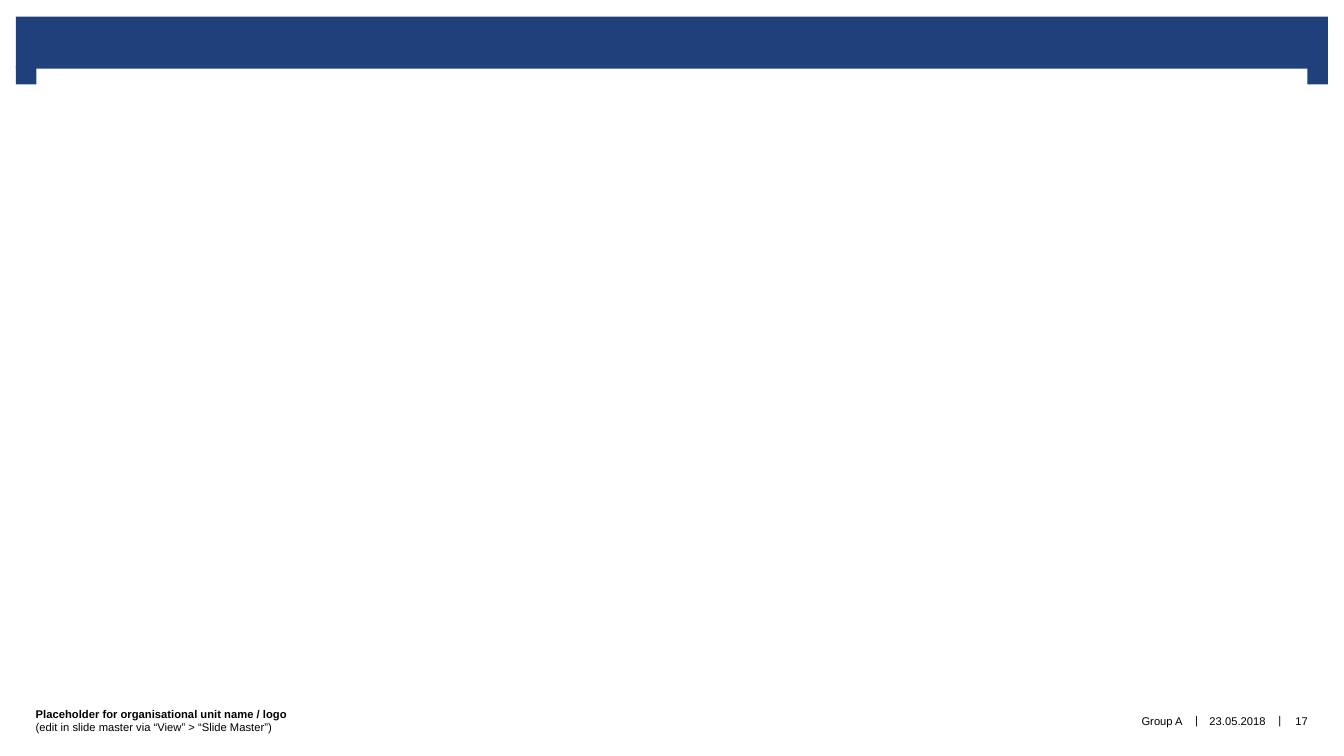
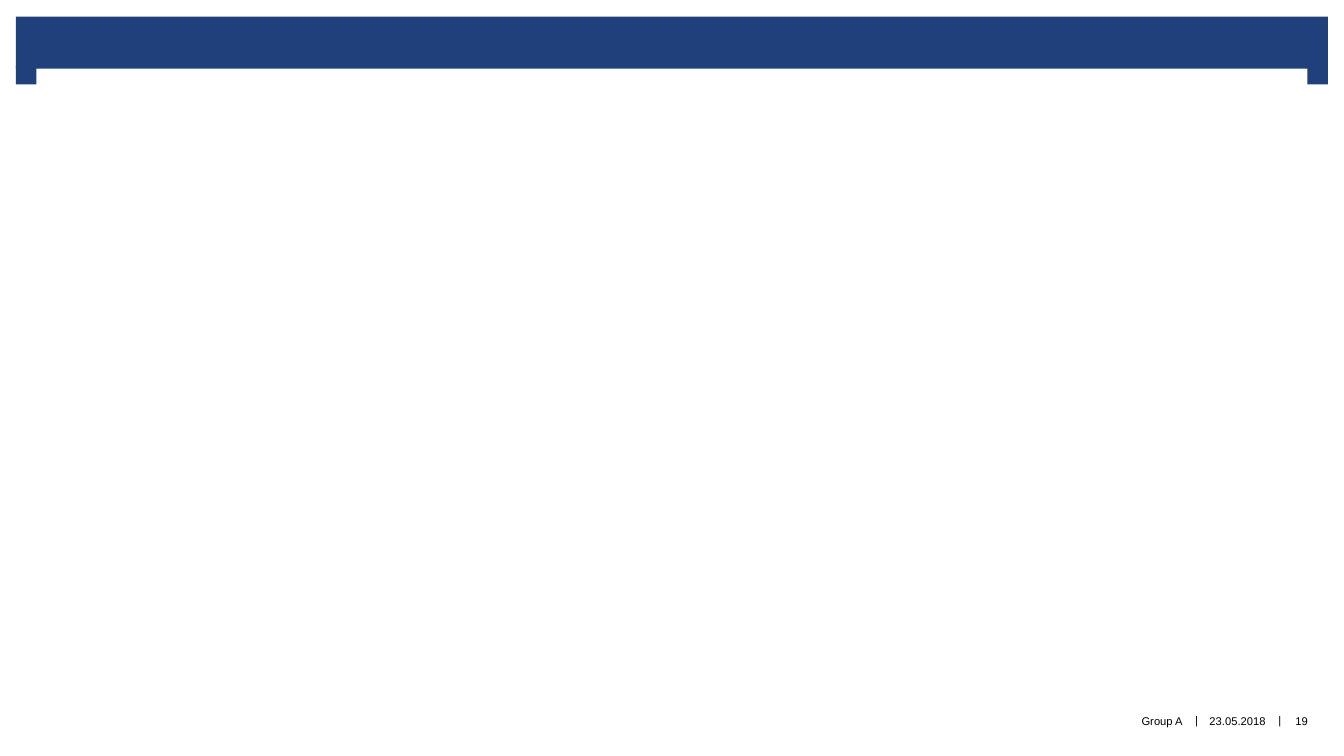
Before and after one commit to triceert/CS, a slide deck: slide 19 of Case_Study_presentation.pptx (slide 17 before the commit). Drawn at 1344x756 pixels with LibreOffice and Linux fonts; fonts in the diff are those of the drawing; background and template pictures are left out. Boxes give left, top, right and bottom in pixels: in the first picture for what was removed or moved away, otherwise in the second. Text is boxed around its words. In the diff, an @@ line names an element or a change of style, - is before the commit and + after.

```diff
--- a/Case_Study_presentation.pptx
+++ b/Case_Study_presentation.pptx
@@ text removed at <box>36,710,287,734</box> @@
-Placeholder for organisational unit name / logo
-(edit in slide master via “View” > “Slide Master”)
@@ page number at <box>1295,717,1307,725</box>: text changed @@
-17
+19
```
Also in this commit, not shown: 17 other slides changed, 2 slides added.
